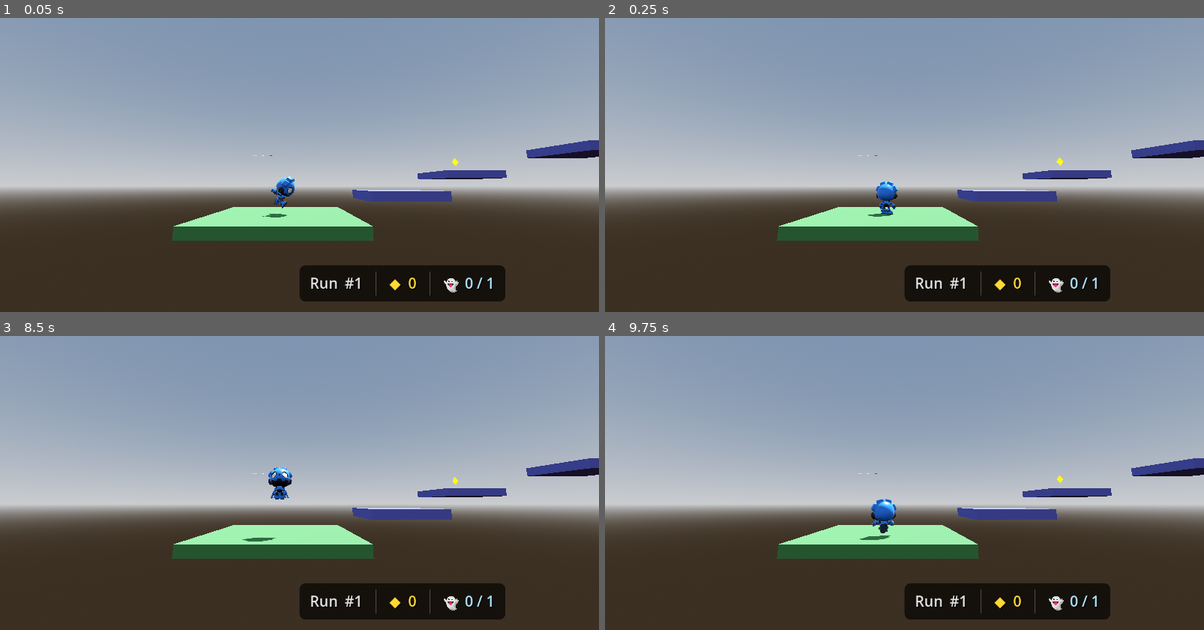
Above: before the commit, frames 1-4 (two rows, left to right).
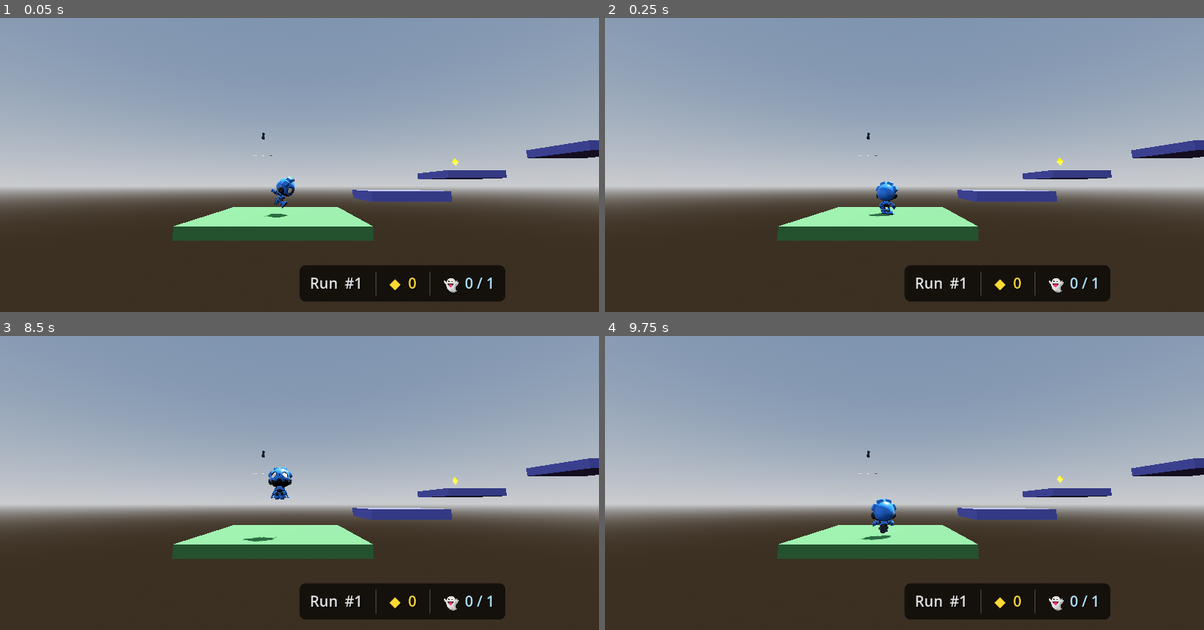
Above: after the commit, the same moments.

Repository: ZacharyEllison/rewind
Game: Godot game, scene res://scenes/main.tscn
The game is run twice, just before and just after one commit, with the same random seed, the same clock (stepped at 60 frames per second) and the same inputs.
Inputs (mouse positions are in pixels of both pictures, inside the frame that each line leads up to):
- Up to frame 1 (0.05 s): no input
- Up to frame 2 (0.25 s): no input
- Up to frame 3 (8.5 s): tap Enter (ui_accept) at 0.5, 0.77, 1.07, 3.5, 3.77, 4.07, 6.77, 7.07, 7.25, 8 s; move the mouse to (431, 444) at 0.52 s; hold Right (ui_right) 0.53-1.25 s; tap 1 at 0.6 s; click (431, 444) at 0.67 s; drag from (179, 477) to (269, 530) at 1.27 s; move the mouse to (359, 388) at 2.02 s; hold Right (ui_right) 2.03-2.75 s; tap 3 at 2.1 s; drag from (269, 530) to (119, 412) at 2.77 s; move the mouse to (479, 512) at 3.52 s; hold Left (ui_left) 3.53-4.25 s; tap 5 at 3.6 s; drag from (119, 412) to (209, 377) at 4.27 s; move the mouse to (329, 462) at 5.02 s; hold Down (ui_down) 5.03-5.75 s; tap 7 at 5.1 s; click (329, 462) at 5.17 s; drag from (209, 377) to (179, 477) at 5.77 s; move the mouse to (431, 444) at 6.52 s; hold Up (ui_up) 6.53-7.25 s; tap 9 at 6.6 s; drag from (179, 477) to (269, 530) at 7.27 s; move the mouse to (359, 388) at 8.02 s; hold Down (ui_down) from 8.03 s (still down); tap Backspace at 8.1 s
- Up to frame 4 (9.75 s): release Down (ui_down) at 8.75 s; drag from (874, 530) to (724, 412) at 8.77 s; move the mouse to (1084, 512) at 9.52 s; hold Up (ui_up) from 9.53 s (still down); hold Shift from 9.53 s (still down); click (1084, 512) at 9.67 s

The runs differ from the first frame. In frame 1, less than 0.1% of the frame differs, in the area x 43-77%, y 39-68%; in frame 2, less than 0.1%; in frame 3, less than 0.1%; in frame 4, less than 0.1%.
Error before the commit: Invalid assignment of property or key 'mid_height' with value of type 'float' on a base object of type 'CapsuleMesh'. (res://assets/scripts/_systems/XRControll…

Commit message:
Enhance XR input handling and locomotion mechanics for improved responsiveness

Diff:
--- a/assets/scripts/_systems/RobotCharacterController.gd
+++ b/assets/scripts/_systems/RobotCharacterController.gd
@@ -38,14 +38,17 @@
 	var g_mag: float = ProjectSettings.get_setting("physics/3d/default_gravity")
 	var g_dir: Vector3 = ProjectSettings.get_setting("physics/3d/default_gravity_vector")
 	_gravity = g_dir * g_mag
+	_resolve_xr_input()
 	game_manager = get_parent().get_node_or_null("GameManager")
 	spawn_position = global_position
-	print("RobotController Ready - max_speed: %.1f, jump: %.1f" % [max_speed, jump_velocity])
+	print("RobotController Ready - max_speed: %.1f, jump: %.1f, xr_input=%s" % [max_speed, jump_velocity, str(xr_input)])
 	if game_manager:
 		game_manager.start_recording()
 
 
 func _physics_process(delta: float) -> void:
+	if not xr_input:
+		_resolve_xr_input()
 	_check_fall()
 	_check_rewind_trigger()
 	if game_manager and game_manager.is_rewinding_active():
@@ -181,3 +184,15 @@
 		return
 	var target_basis := Basis.looking_at(-_facing_dir, Vector3.UP)
 	mesh.global_transform.basis = mesh.global_transform.basis.slerp(target_basis, turn_speed * delta)
+
+
+func _resolve_xr_input() -> void:
+	if xr_input and is_instance_valid(xr_input):
+		return
+
+	var scene_root := get_parent()
+	if scene_root:
+		xr_input = scene_root.get_node_or_null("XROrigin3D/XRRobotInput") as XRRobotInput
+
+	if not xr_input and scene_root:
+		xr_input = scene_root.find_child("XRRobotInput", true, false) as XRRobotInput
--- a/assets/scripts/_systems/XRControllerVisualFallback.gd
+++ b/assets/scripts/_systems/XRControllerVisualFallback.gd
@@ -65,7 +65,7 @@
 	var grip_mesh := MeshInstance3D.new()
 	var grip_shape := CapsuleMesh.new()
 	grip_shape.radius = 0.018
-	grip_shape.mid_height = 0.10
+	grip_shape.height = 0.136
 	grip_mesh.mesh = grip_shape
 	grip_mesh.material_override = body_material
 	grip_mesh.position = Vector3(0.0, -0.04, 0.015)
--- a/assets/scripts/_systems/XRGrabLocomotion.gd
+++ b/assets/scripts/_systems/XRGrabLocomotion.gd
@@ -1,65 +1,83 @@
 ## XRGrabLocomotion.gd
-## Provides world-grab locomotion for VR. When the player holds the thumbstick
-## click (primary_click) on either controller, the world moves inversely to
-## the hand's motion — creating the sensation of physically pulling yourself
-## through the environment.
+## Provides stick locomotion for VR. When the player holds the thumbstick
+## click (primary_click) on either controller and pushes the stick, the
+## XROrigin moves through the world relative to the headset facing direction.
 
 extends Node
 
 @export var left_controller: XRController3D
 @export var right_controller: XRController3D
 @export var xr_origin: XROrigin3D
-@export var movement_scale: float = 1.0
+@export var movement_speed: float = 2.5
+@export var input_deadzone: float = 0.2
 
-var _left_grabbing: bool = false
-var _right_grabbing: bool = false
-var _left_anchor: Vector3 = Vector3.ZERO
-var _right_anchor: Vector3 = Vector3.ZERO
-var _left_was_pressed: bool = false
-var _right_was_pressed: bool = false
+var _xr_camera: XRCamera3D
 
 
-func _physics_process(_delta: float) -> void:
+func _ready() -> void:
+	if not left_controller:
+		left_controller = XRHelpers.get_left_controller(self)
+	if not right_controller:
+		right_controller = XRHelpers.get_right_controller(self)
+	_xr_camera = XRHelpers.get_xr_camera(self)
+
+
+func _physics_process(delta: float) -> void:
 	var origin := xr_origin if xr_origin else get_parent() as XROrigin3D
 	if not origin:
 		return
-	_process_left(origin)
-	_process_right(origin)
+
+	var stick := _get_locomotion_stick()
+	if stick == Vector2.ZERO:
+		return
+
+	var move_dir := _get_move_direction(stick)
+	if move_dir == Vector3.ZERO:
+		return
+
+	origin.global_position += move_dir * movement_speed * delta
 
 
-func _process_left(origin: XROrigin3D) -> void:
-	if not left_controller or not left_controller.get_is_active():
-		_left_grabbing = false
-		_left_was_pressed = false
-		return
-	var pressed := left_controller.is_button_pressed("primary_click")
-	if pressed and not _left_was_pressed:
-		_left_anchor = left_controller.global_position
-		_left_grabbing = true
-	elif not pressed:
-		_left_grabbing = false
-	if _left_grabbing and pressed:
-		var current := left_controller.global_position
-		var delta := current - _left_anchor
-		origin.global_position -= delta * movement_scale
-		_left_anchor = left_controller.global_position
-	_left_was_pressed = pressed
+func _get_locomotion_stick() -> Vector2:
+	var left_vec := _get_pressed_stick(left_controller)
+	var right_vec := _get_pressed_stick(right_controller)
+	if left_vec.length_squared() >= right_vec.length_squared():
+		return left_vec
+	return right_vec
 
 
-func _process_right(origin: XROrigin3D) -> void:
-	if not right_controller or not right_controller.get_is_active():
-		_right_grabbing = false
-		_right_was_pressed = false
-		return
-	var pressed := right_controller.is_button_pressed("primary_click")
-	if pressed and not _right_was_pressed:
-		_right_anchor = right_controller.global_position
-		_right_grabbing = true
-	elif not pressed:
-		_right_grabbing = false
-	if _right_grabbing and pressed:
-		var current := right_controller.global_position
-		var delta := current - _right_anchor
-		origin.global_position -= delta * movement_scale
-		_right_anchor = right_controller.global_position
-	_right_was_pressed = pressed
+func _get_pressed_stick(controller: XRController3D) -> Vector2:
+	if not controller or not controller.get_is_active():
+		return Vector2.ZERO
+	if not controller.is_button_pressed("primary_click"):
+		return Vector2.ZERO
+
+	var stick := controller.get_vector2("primary")
+	if stick.length() < input_deadzone:
+		return Vector2.ZERO
+	return stick
+
+
+func _get_move_direction(stick: Vector2) -> Vector3:
+	var basis_source: Node3D = _xr_camera if _xr_camera else xr_origin
+	if not basis_source:
+		return Vector3(stick.x, 0.0, -stick.y).normalized() * minf(stick.length(), 1.0)
+
+	var forward := -basis_source.global_transform.basis.z
+	forward.y = 0.0
+	if forward.length_squared() > 0.0001:
+		forward = forward.normalized()
+	else:
+		forward = Vector3.FORWARD
+
+	var right := basis_source.global_transform.basis.x
+	right.y = 0.0
+	if right.length_squared() > 0.0001:
+		right = right.normalized()
+	else:
+		right = Vector3.RIGHT
+
+	var move := (right * stick.x) + (forward * stick.y)
+	if move.length_squared() <= 0.0001:
+		return Vector3.ZERO
+	return move.normalized() * minf(stick.length(), 1.0)
--- a/assets/scripts/_systems/XRRobotInput.gd
+++ b/assets/scripts/_systems/XRRobotInput.gd
@@ -30,13 +30,15 @@
 	var left_vec := Vector2.ZERO
 	var right_vec := Vector2.ZERO
 	if _left and _left.get_is_active():
-		left_vec = _left.get_vector2("primary")
-		if left_vec.length() < input_deadzone:
-			left_vec = Vector2.ZERO
+		if not _left.is_button_pressed("primary_click"):
+			left_vec = _left.get_vector2("primary")
+			if left_vec.length() < input_deadzone:
+				left_vec = Vector2.ZERO
 	if _right and _right.get_is_active():
-		right_vec = _right.get_vector2("primary")
-		if right_vec.length() < input_deadzone:
-			right_vec = Vector2.ZERO
+		if not _right.is_button_pressed("primary_click"):
+			right_vec = _right.get_vector2("primary")
+			if right_vec.length() < input_deadzone:
+				right_vec = Vector2.ZERO
 	if left_vec.length_squared() >= right_vec.length_squared():
 		return left_vec
 	return right_vec
